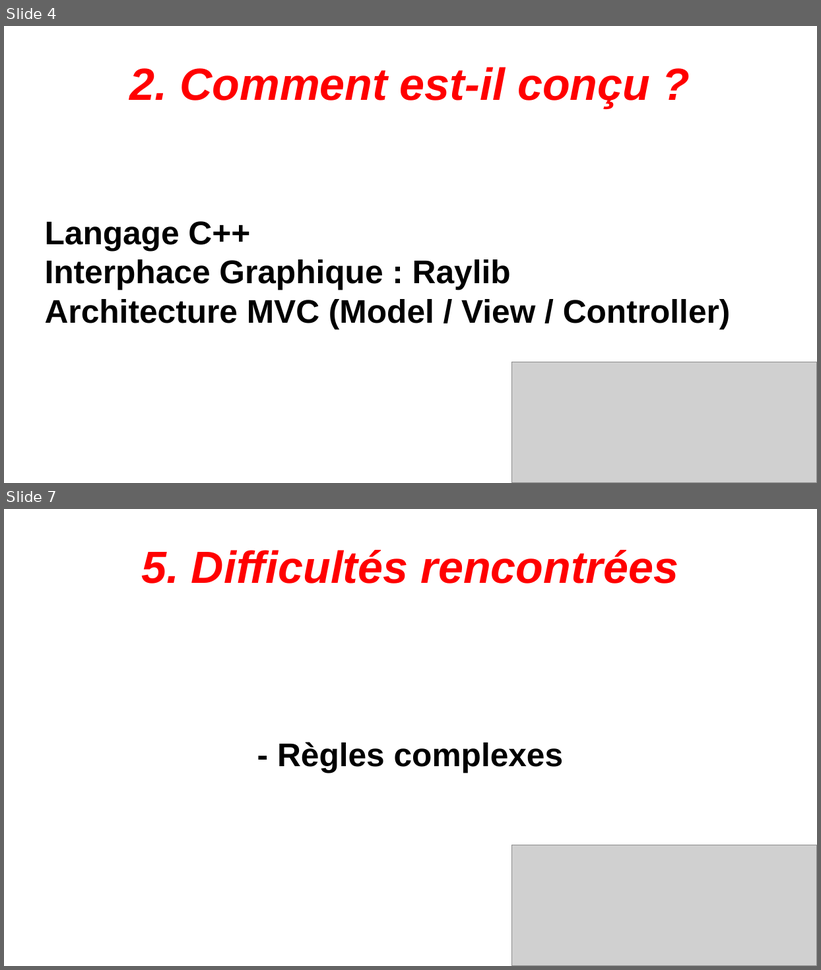
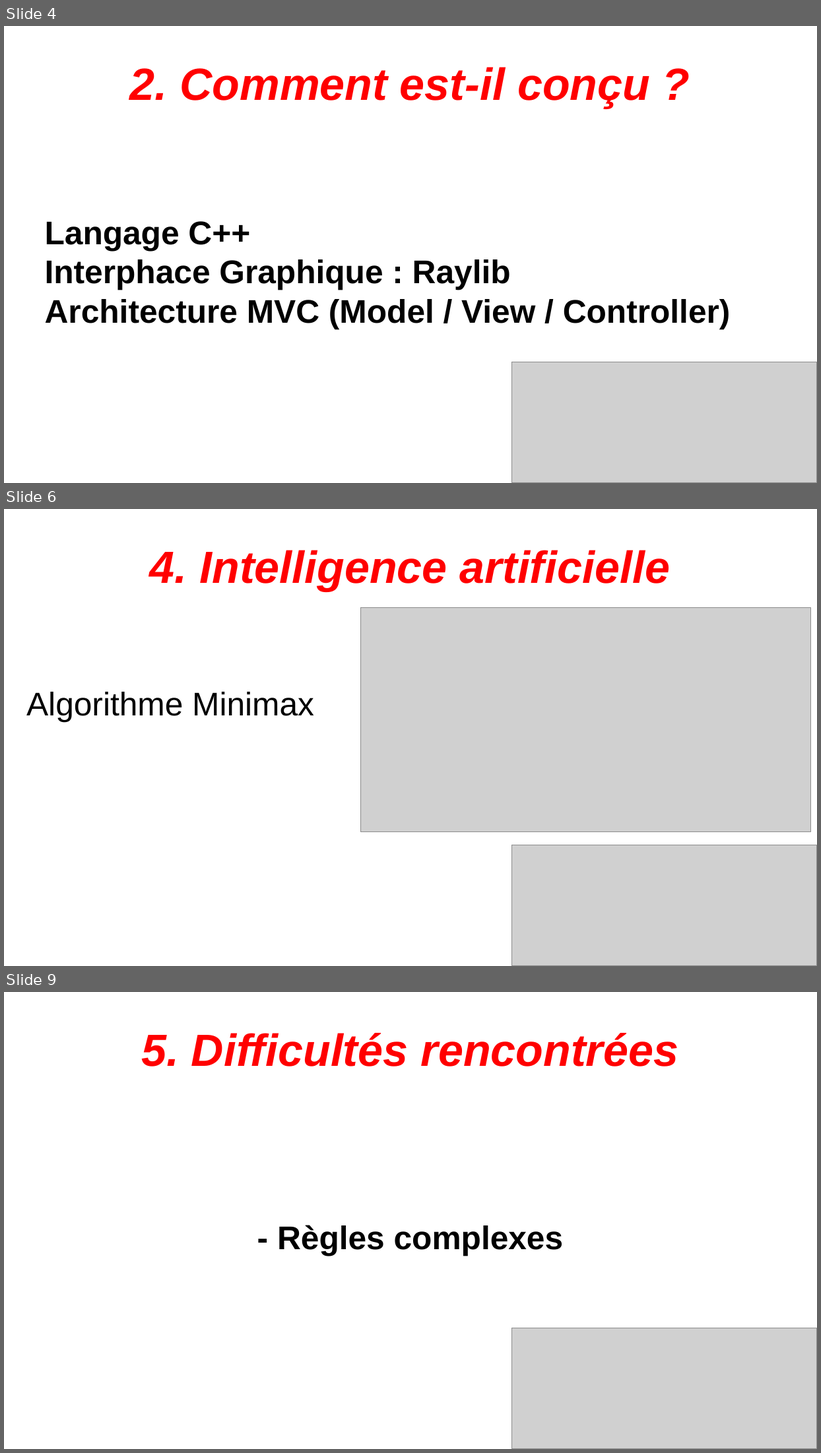
Before and after one commit to Noahrng/Projet_IA_Chess, a slide deck: diapo/projetIACHESS.odp. Shown one above the other, each under a label of ours: slides 4 and 7 before the commit, slides 4, 6 and 9 after it; the slides between them are not shown. The pictures are 821x970 and 821x1453 pixels, drawn with LibreOffice and Linux fonts; fonts in the diff are those of the drawing; grey boxes stand for pictures. Boxes give left, top, right and bottom in pixels: in the first picture for what was removed or moved away, otherwise in the second. Text is boxed around its words. In the diff, an @@ line names an element or a change of style, - is before the commit and + after.

```diff
--- a/diapo/projetIACHESS.odp
+++ b/diapo/projetIACHESS.odp
@@ slide 6 added at <box>4,509,817,966</box>, background #FFFFFF @@
@@ title added at <box>150,550,670,591</box>, 44 pt, text #FF0000, bold, italic @@
+4. Intelligence artificielle
@@ picture added at <box>361,608,811,832</box> @@
@@ subtitle added at <box>26,692,314,722</box>, 32 pt, text #000000 @@
+Algorithme Minimax
@@ picture added at <box>512,846,817,966</box> @@
@@ what was slide 7 is now slide 9 @@
```
Also in this commit, not shown: 2 slides changed, 2 other slides added, 1 other file.
